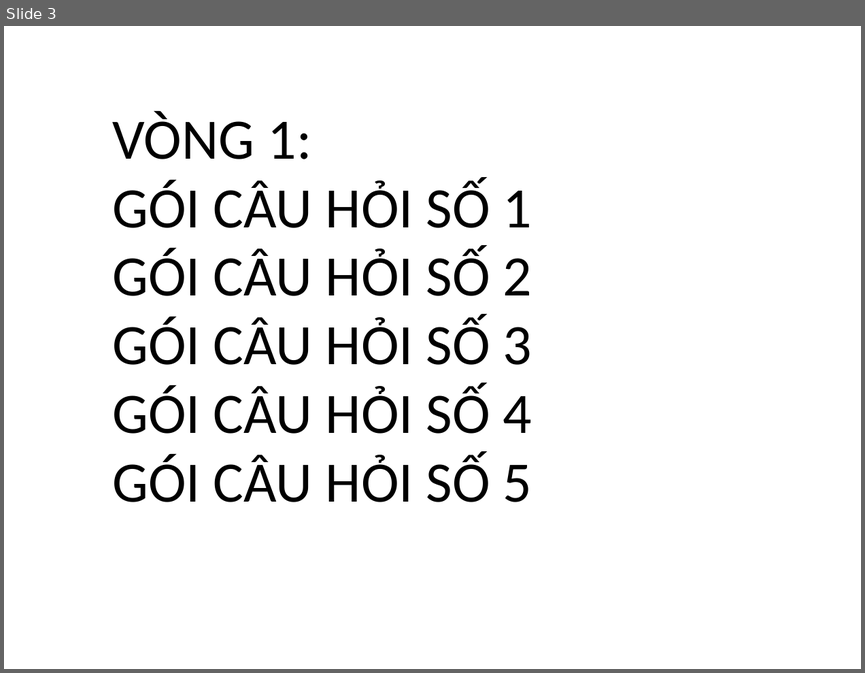
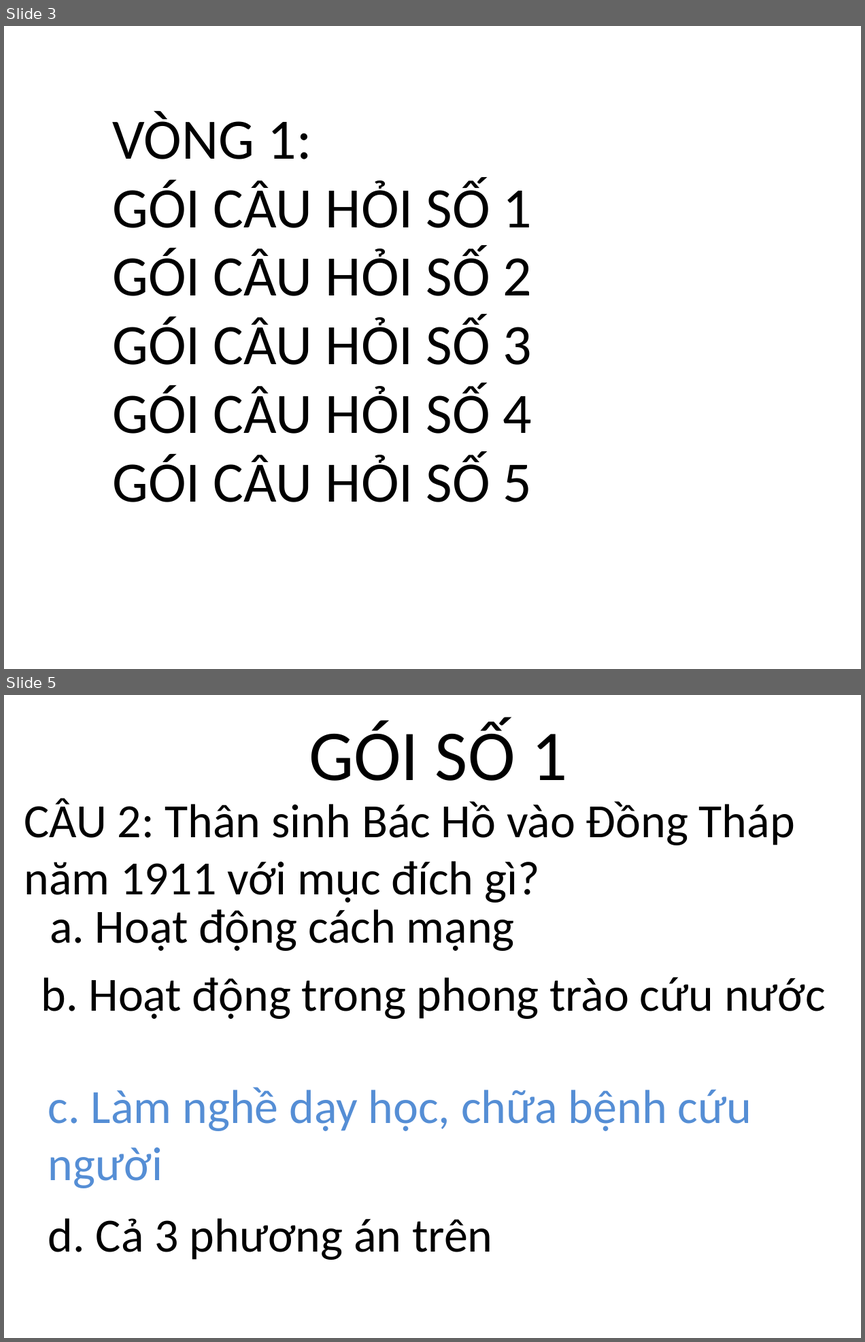
Before and after one commit to huytt/giao-an, a slide deck: hoi_thi.ppt. Shown one above the other, each under a label of ours: slide 3 before the commit, slides 3 and 5 after it; the slides between them are not shown. The pictures are 865x673 and 865x1342 pixels, drawn with LibreOffice and Linux fonts; fonts in the diff are those of the drawing; background and template pictures are left out. Boxes give left, top, right and bottom in pixels: in the first picture for what was removed or moved away, otherwise in the second. Text is boxed around its words. In the diff, an @@ line names an element or a change of style, - is before the commit and + after.

```diff
--- a/hoi_thi.ppt
+++ b/hoi_thi.ppt
@@ slide 5 added at bbox=[4, 695, 861, 1338], background picture (left out) @@
@@ text added at bbox=[309, 720, 567, 781], 60 pt, text #000000 @@
+GÓI SỐ 1
@@ text added at bbox=[24, 798, 795, 902], 40 pt, text #000000 @@
+CÂU 2: Thân sinh Bác Hồ vào Đồng Tháp năm 1911 với mục đích gì?
@@ text added at bbox=[50, 909, 515, 951], 40 pt, text #000000 @@
+a. Hoạt động cách mạng
@@ text added at bbox=[41, 977, 825, 1019], 40 pt, text #000000 @@
+b. Hoạt động trong phong trào cứu nước
@@ text added at bbox=[48, 1087, 751, 1188], 40 pt, text #558ED5 @@
+c. Làm nghề dạy học, chữa bệnh cứu người
@@ text added at bbox=[48, 1218, 492, 1259], 40 pt, text #000000 @@
+d. Cả 3 phương án trên
```
Also in this commit, not shown: 2 slides changed, 10 other slides added, 4 slides removed.
